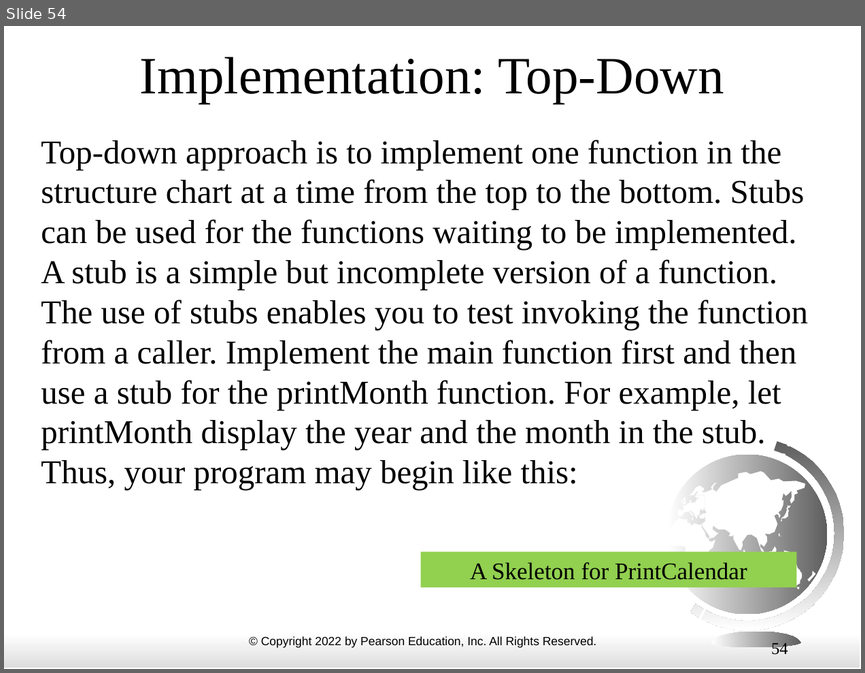
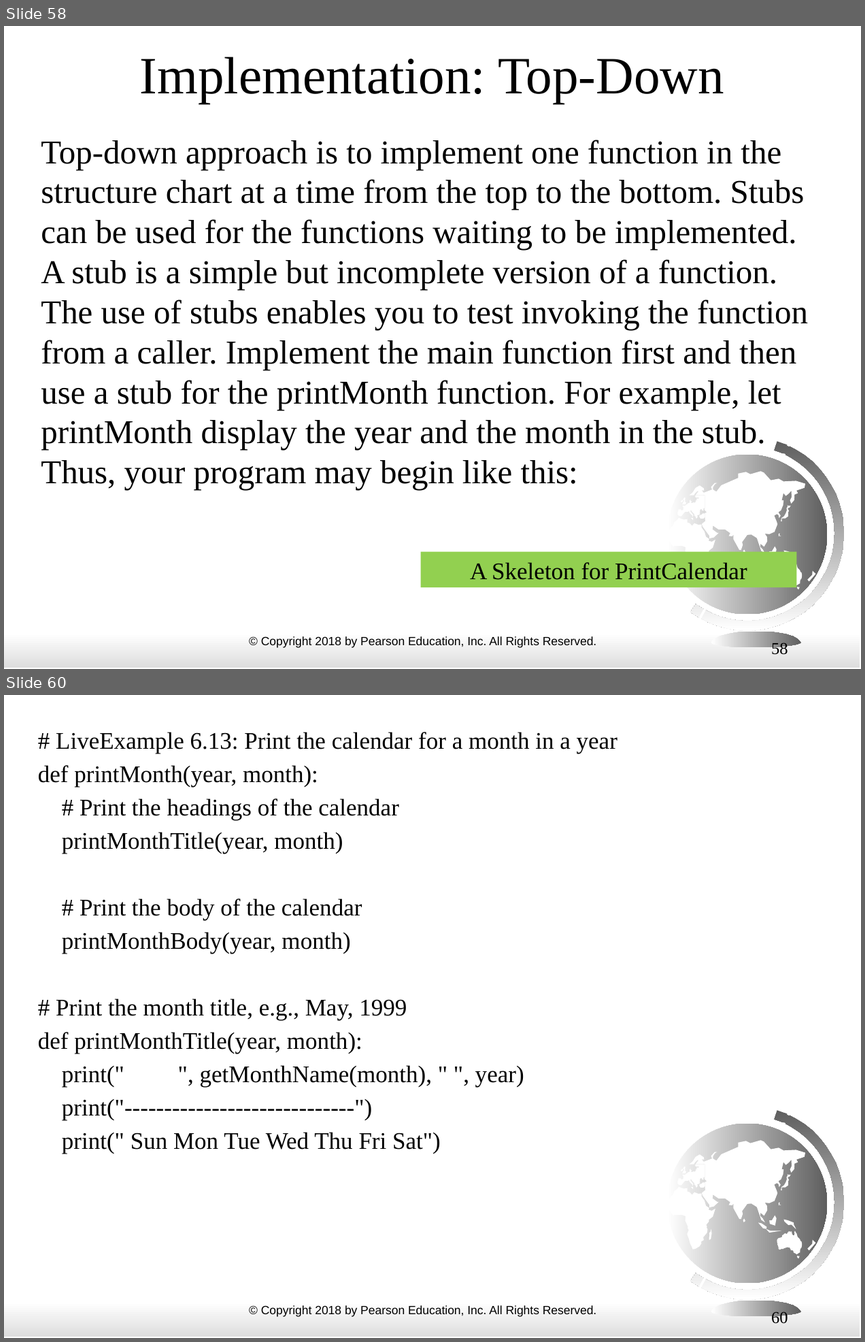
Before and after one commit to alp1991/ECE3_FALL24, a slide deck: ppt_slides/06 functions.pptx. Shown one above the other, each under a label of ours: slide 54 before the commit, slides 58 and 60 after it; the slides between them are not shown. The pictures are 865x673 and 865x1342 pixels, drawn with LibreOffice and Linux fonts; fonts in the diff are those of the drawing. Boxes give left, top, right and bottom in pixels: in the first picture for what was removed or moved away, otherwise in the second. Text is boxed around its words. In the diff, an @@ line names an element or a change of style, - is before the commit and + after.

```diff
--- a/ppt_slides/06 functions.pptx
+++ b/ppt_slides/06 functions.pptx
@@ slide 60 added at bbox=[4, 695, 861, 1338], background #FFFFFF; not listed: 24 template elements that a slide beside it also shows @@
@@ text added at bbox=[38, 732, 617, 1154], 20 pt, text #000000 @@
+# LiveExample 6.13: Print the calendar for a month in a year
+def printMonth(year, month):
+# Print the headings of the calendar
+printMonthTitle(year, month)
+# Print the body of the calendar
+printMonthBody(year, month)
+# Print the month title, e.g., May, 1999
+def printMonthTitle(year, month):
+print(" ", getMonthName(month), " ", year)
+print("-----------------------------")
+print(" Sun Mon Tue Wed Thu Fri Sat")
@@ freeform shape added at bbox=[758, 1222, 781, 1232], fill #FFFFFF @@
@@ freeform shape added at bbox=[709, 1229, 712, 1240], fill #FFFFFF @@
@@ page number added at bbox=[771, 1311, 788, 1326], 14 pt, text #000000 @@
+60
@@ what was slide 54 is now slide 58 @@
@@ slide 58 changed as well @@
@@ text at bbox=[261, 636, 597, 648]: text changed @@
-© Copyright 2022 by Pearson Education, Inc. All Rights Reserved.
+© Copyright 2018 by Pearson Education, Inc. All Rights Reserved.
@@ page number at bbox=[771, 642, 788, 657]: text changed @@
-54
+58
```
Also in this commit, not shown: 55 other slides changed, 11 other slides added.
